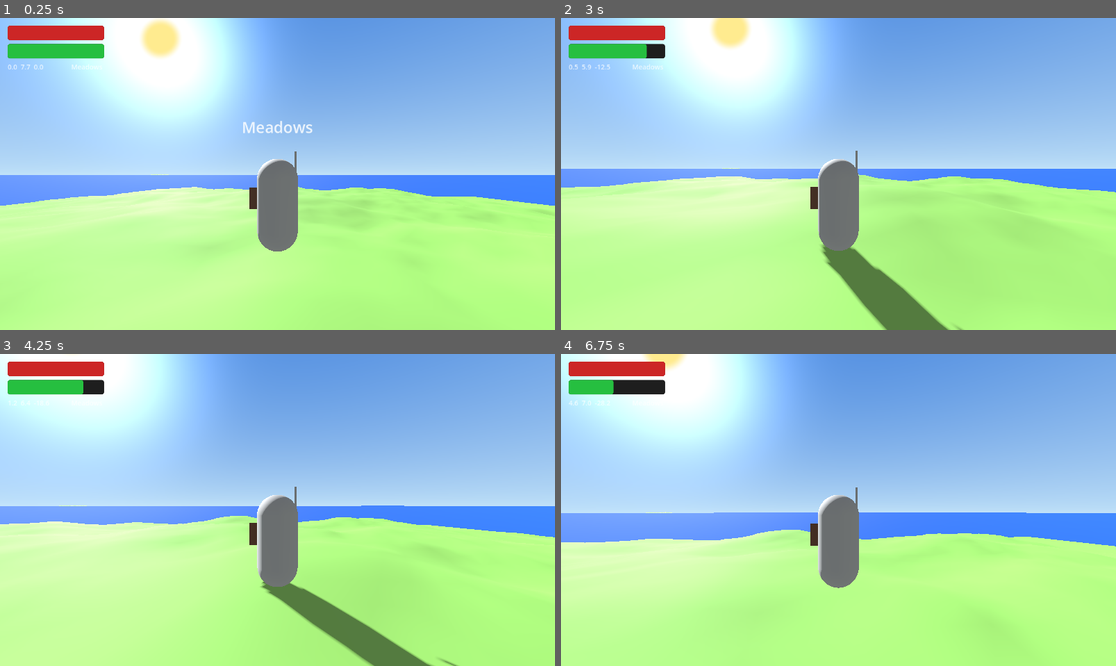
Above: before the commit, frames 1-4 (two rows, left to right).
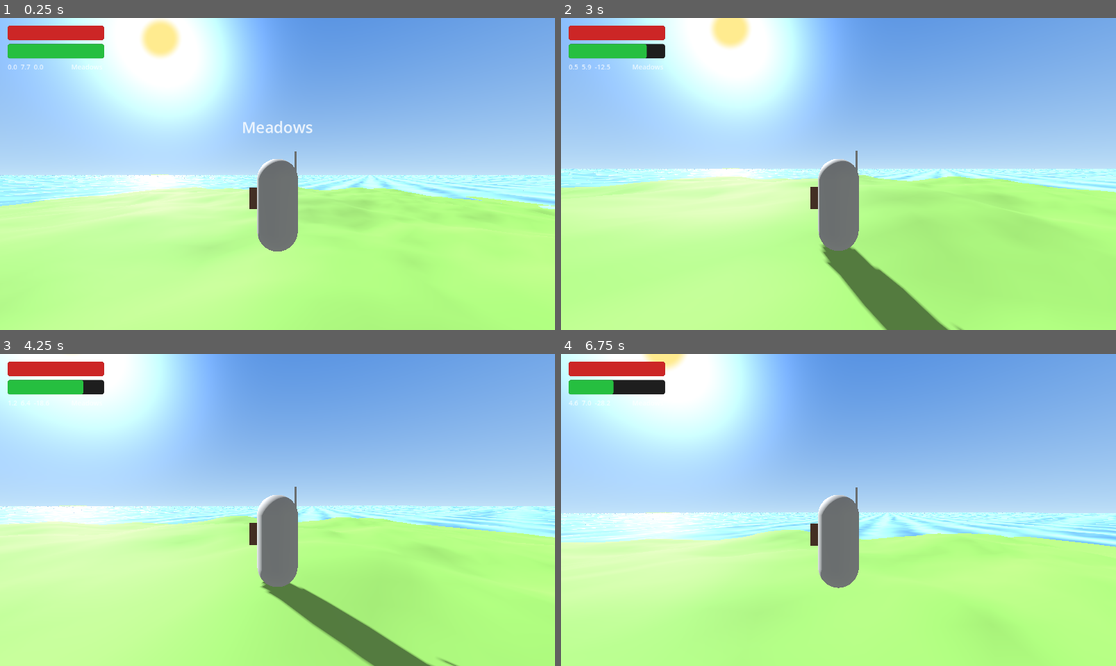
Above: after the commit, the same moments.

Repository: cpeter41/mingusbreath
Game: Godot game, scene res://scenes/world/World.tscn
The game is run twice, just before and just after one commit, with the same random seed, the same clock (stepped at 60 frames per second) and the same inputs.
Inputs (mouse positions are in pixels of both pictures, inside the frame that each line leads up to):
- Up to frame 1 (0.25 s): no input
- Up to frame 2 (3 s): move the mouse to (866, 174) at 0.52 s; hold W (move_forward) from 0.53 s (still down); click (866, 174) at 0.6 s; tap Space (jump) at 0.77, 1.52 s; move the mouse to (810, 174) at 1.27 s; right-click (810, 174) at 1.35 s; move the mouse to (849, 167) at 2.02 s; tap Ctrl (dodge) at 2.1 s; move the mouse to (832, 180) at 2.77 s; tap E (interact) at 2.85 s
- Up to frame 3 (4.25 s): keep holding W (move_forward); tap Space (jump) at 3.02, 3.77 s; move the mouse to (316, 513) at 3.52 s; tap Q (spawn_boat) at 3.6 s
- Up to frame 4 (6.75 s): move the mouse to (794, 506) at 4.27 s; tap Shift (sprint) at 4.35 s; tap Space (jump) at 4.52, 6.02 s; move the mouse to (844, 510) at 5.02 s; click (844, 510) at 5.1 s; move the mouse to (816, 503) at 5.77 s; release W (move_forward) at 5.78 s; hold D (move_right) 5.78-6.53 s; right-click (816, 503) at 5.85 s; move the mouse to (866, 510) at 6.52 s; hold W (move_forward) from 6.53 s (still down); tap Ctrl (dodge) at 6.6 s

The runs differ from the first frame. In frame 1, 5.8% of the frame differs, in the area x 0-100%, y 50-62%; in frame 2, 3.8%; in frame 3, 5.3%; in frame 4, 7.4%.

Commit message:
Update water and add boat buoyancy
Signed-off-by: Michael Tuttle <strandtypegaming@gmail.com>

Diff:
--- a/globals/boat_manager.gd
+++ b/globals/boat_manager.gd
@@ -23,6 +23,8 @@
 		out.append({
 			"position": V3Codec.encode(boat.position),
 			"rotation_y": boat.rotation.y,
+			"linear_velocity": V3Codec.encode(boat.linear_velocity),
+			"angular_velocity": V3Codec.encode(boat.angular_velocity),
 		})
 	return {"boats": out}
 
@@ -41,5 +43,9 @@
 		boat.rotation.y = float(bd.get("rotation_y", 0.0))
 		scene.add_child(boat)
 		boat.global_position = V3Codec.decode(bd["position"])
+		if bd.has("linear_velocity"):
+			boat.linear_velocity = V3Codec.decode(bd["linear_velocity"])
+		if bd.has("angular_velocity"):
+			boat.angular_velocity = V3Codec.decode(bd["angular_velocity"])
 		register_boat(boat)
 	_pending.clear()
--- /dev/null
+++ b/globals/ocean.gd
@@ -0,0 +1,51 @@
+extends Node
+
+const WATER_BASE_Y := -0.15
+const GRAVITY      := 9.81
+# 2^14 — keeps shader-side float32 phase precision sub-millirad; see plan for wrap-discontinuity notes.
+const TIME_MOD     := 16384.0
+const STEEPNESS    := 0.30
+const WAVES: Array[Vector4] = [
+	Vector4( 1.000,  0.000, 0.30, 30.0),  # primary swell
+	Vector4( 0.866,  0.500, 0.18, 18.0),  # secondary swell ~30° off
+	Vector4( 0.500,  0.866, 0.10, 10.0),  # medium chop ~60° off
+	Vector4(-0.500,  0.866, 0.07,  6.0),  # short chop ~120° off
+]
+
+var global_roughness: float = 1.0
+var time: float = 0.0
+
+var _material: ShaderMaterial = null
+
+
+func _process(delta: float) -> void:
+	time = fmod(time + delta, TIME_MOD)
+	if _material != null:
+		_material.set_shader_parameter("wave_time", time)
+		_material.set_shader_parameter("wave_roughness", global_roughness)
+
+
+func set_water_material(mat: ShaderMaterial) -> void:
+	_material = mat
+	if _material == null:
+		return
+	_material.set_shader_parameter("waves", WAVES)
+	_material.set_shader_parameter("gravity", GRAVITY)
+	_material.set_shader_parameter("steepness", STEEPNESS)
+	_material.set_shader_parameter("time_mod", TIME_MOD)
+
+
+func roughness_at(_x: float, _z: float, _t: float) -> float:
+	return global_roughness
+
+
+func get_height(x: float, z: float, t: float) -> float:
+	# Physics ignores Gerstner horizontal displacement — evaluates vertical contribution
+	# directly at query (x, z). Error bounded by ~0.20 m; see plan for rationale.
+	var sum := 0.0
+	for w in WAVES:
+		var k     := TAU / w.w
+		var omega := sqrt(GRAVITY * k)
+		var phase := k * (w.x * x + w.y * z) - omega * t
+		sum += w.z * sin(phase)
+	return WATER_BASE_Y + roughness_at(x, z, t) * sum
--- a/globals/save_system.gd
+++ b/globals/save_system.gd
@@ -4,7 +4,7 @@
 
 const SAVE_PATH := "user://save.dat"
 const TEMP_PATH := "user://save.tmp"
-const SCHEMA_VERSION := 2
+const SCHEMA_VERSION := 3
 
 var _saveables: Array[Node] = []
 var _save_disabled: bool = false
@@ -95,4 +95,6 @@
 		if not payload.has("TimeOfDay"):
 			payload["TimeOfDay"] = {"game_minutes": 480.0}
 		# Player key absent on v1 → load_data not called; fresh-spawn path takes over.
+	# v2→v3: boat velocity fields added to BoatManager save; BoatManager.load_data
+	# handles missing keys via bd.has(), so no payload rewrite is needed here.
 	return payload
--- a/project.godot
+++ b/project.godot
@@ -17,6 +17,7 @@
 [autoload]
 
 EventBus="*res://globals/event_bus.gd"
+Ocean="*res://globals/ocean.gd"
 SaveSystem="*res://globals/save_system.gd"
 GameState="*res://globals/game_state.gd"
 TimeOfDay="*res://globals/time_of_day.gd"
--- a/scenes/world/World.tscn
+++ b/scenes/world/World.tscn
@@ -6,14 +6,15 @@
 [ext_resource type="Shader" uid="uid://bny1bg5pqaokg" path="res://shaders/sky.gdshader" id="4_sky"]
 [ext_resource type="Script" uid="uid://dam77dntoofdf" path="res://scripts/world/sun.gd" id="5_sun"]
 [ext_resource type="Script" uid="uid://bf5ntyxrsaici" path="res://scripts/world/moon.gd" id="6_moon"]
+[ext_resource type="Shader" uid="uid://yd5h2vf9kc3zb" path="res://shaders/water.gdshader" id="7_water"]
 
-[sub_resource type="StandardMaterial3D" id="WaterMat_1"]
-albedo_color = Color(0.09, 0.28, 0.72, 1)
+[sub_resource type="ShaderMaterial" id="WaterMat_1"]
+shader = ExtResource("7_water")
 
 [sub_resource type="PlaneMesh" id="Plane_1"]
 size = Vector2(4096, 4096)
-subdivide_width = 32
-subdivide_depth = 32
+subdivide_width = 512
+subdivide_depth = 512
 
 [sub_resource type="ShaderMaterial" id="SkyMat_1"]
 shader = ExtResource("4_sky")
@@ -48,7 +49,7 @@
 script = ExtResource("2_of")
 
 [node name="WaterMesh" type="MeshInstance3D" parent="OceanFollower" unique_id=1287942960]
-transform = Transform3D(1, 0, 0, 0, 1, 0, 0, 0, 1, 0, -0.15, 0)
+transform = Transform3D(1, 0, 0, 0, 1, 0, 0, 0, 1, 0, 0, 0)
 material_override = SubResource("WaterMat_1")
 mesh = SubResource("Plane_1")
 
--- a/scripts/dev/test_island.gd
+++ b/scripts/dev/test_island.gd
@@ -6,8 +6,6 @@
 const HuskScene   := preload("res://scenes/enemies/Husk.tscn")
 const HUDScript   := preload("res://scripts/ui/hud.gd")
 const BoatScript  := preload("res://scripts/ships/boat.gd")
-
-const WATER_Y := -0.15
 
 func _ready() -> void:
 	_add_lighting()
@@ -59,7 +57,7 @@
 	var mat := StandardMaterial3D.new()
 	mat.albedo_color = Color(0.09, 0.28, 0.72)
 	water.material_override = mat
-	water.position.y = WATER_Y
+	water.position.y = Ocean.WATER_BASE_Y
 	add_child(water)
 
 
@@ -128,8 +126,7 @@
 func _spawn_boat() -> void:
 	var boat := BoatScript.new()
 	boat.name = "Boat"
-	boat.water_y = WATER_Y
-	boat.position = Vector3(62.0, WATER_Y, 0.0)
+	boat.position = Vector3(62.0, Ocean.WATER_BASE_Y, 0.0)
 	add_child(boat)
 
 
--- a/scripts/player/movement_states/fall.gd
+++ b/scripts/player/movement_states/fall.gd
@@ -11,7 +11,8 @@
 		player.velocity.x = move_toward(player.velocity.x, dir.x * SPEED, AIR_ACCEL * delta)
 		player.velocity.z = move_toward(player.velocity.z, dir.z * SPEED, AIR_ACCEL * delta)
 
-	if player.global_position.y <= OceanFollower.WATER_Y:
+	var p := player.global_position
+	if p.y <= Ocean.get_height(p.x, p.z, Ocean.time):
 		movementSM.transition_to("swim")
 		return
 
--- a/scripts/player/movement_states/swim.gd
+++ b/scripts/player/movement_states/swim.gd
@@ -2,24 +2,18 @@
 
 const SWIM_SPEED      := 3.5
 const SWIM_ACCEL      := 8.0
-const BOB_FREQ        := 1.6
-const BOB_AMPLITUDE   := 0.12
-const SPRING_K        := 14.0
-const DAMPING         := 5.0
+const SPRING_K        := 20.0
+const DAMPING         := 9.0
 const SURFACE_OFFSET  := -1.0
 const SURFACE_EPSILON := 0.05
 const WATER_JUMP_VELOCITY := 6.0
 
-var _t: float = 0.0
-
 
 func enter() -> void:
-	_t = 0.0
+	pass
 
 
 func physics_update(delta: float) -> void:
-	_t += delta
-
 	if player.is_on_floor():
 		var dir_in := _get_move_dir()
 		movementSM.transition_to(
@@ -29,14 +23,15 @@
 		)
 		return
 
-	var target_y := OceanFollower.WATER_Y + sin(_t * BOB_FREQ) * BOB_AMPLITUDE + SURFACE_OFFSET
+	var p := player.global_position
+	var target_y := Ocean.get_height(p.x, p.z, Ocean.time) + SURFACE_OFFSET
 
 	if Controls.jump_just_pressed() and player.consume_stamina(15.0):
 		movementSM.transition_to("jump")
 		player.velocity.y = WATER_JUMP_VELOCITY
 		return
 
-	var dy := target_y - player.global_position.y
+	var dy := target_y - p.y
 	player.velocity.y += (SPRING_K * dy - DAMPING * player.velocity.y) * delta
 
 	var dir := _get_move_dir()
--- a/scripts/player/player.gd
+++ b/scripts/player/player.gd
@@ -145,10 +145,9 @@
 
 func _physics_process(delta: float) -> void:
 	_regen_stamina(delta)
-	if not on_boat:
-		movementSM.physics_update(delta)
-	else:
-		velocity = Vector3.ZERO
+	if on_boat:
+		return  # Boat owns transform; skip movement, action, and move_and_slide.
+	movementSM.physics_update(delta)
 	actionSM.physics_update(delta)
 	move_and_slide()
 
--- a/scripts/ships/boat.gd
+++ b/scripts/ships/boat.gd
@@ -1,24 +1,25 @@
 class_name Boat
-extends CharacterBody3D
+extends RigidBody3D
 
-const HULL_VISUAL_SIZE   := Vector3(2.0, 0.6, 5.0)
-const HULL_COLLIDER_SIZE := Vector3(2.0, 1.4, 5.0)
-const MOUNT_RADIUS := 3.5
+const HULL_VISUAL_SIZE   := Vector3(3.5, 0.6, 8.0)
+const HULL_COLLIDER_SIZE := Vector3(3.5, 1.4, 8.0)
+const MOUNT_RADIUS := 5.5
 const MOUSE_SENSITIVITY := 0.003
 
-@export var max_speed: float = 12.0
-@export var accel: float = 1.5            # throttle ramp rate per second (in -1..+1 units)
-@export var turn_rate_deg: float = 45.0
-@export var water_y: float = 0.0
+const MAX_THRUST        := 6000.0
+const MAX_RUDDER_TORQUE := 8000.0
+const RUDDER_MIN_SPEED  := 0.5    # m/s — below this, rudder authority is zero
+const RUDDER_FULL_SPEED := 6.0    # m/s — above this, full authority
 
-# Pinned-Y note: setting position.y = water_y after move_and_slide will fight
-# the slide if the boat hits a slope. Acceptable here (water is flat).
-# Seam to fix when buoyancy + waves land in Phase 8.
+@export var accel: float = 1.5    # throttle ramp rate per second (in -1..+1 units)
 
 var throttle: float = 0.0
 var mounted: bool = false
 var _player: Node = null
-var _mount_rotation_offset: float = 0.0
+var _yaw_input: float = 0.0       # accumulated mouse yaw, world-relative offset from boat heading
+var _buoyancy: Buoyancy = null
+var _player_col_layer: int = 0
+var _player_col_mask: int = 0
 
 var _hull_mesh: MeshInstance3D
 var _mount_zone: Area3D
@@ -28,11 +29,17 @@
 var _camera: Camera3D
 
 func _ready() -> void:
+	mass = 500.0
+	linear_damp = 1.5
+	angular_damp = 5.0
+	gravity_scale = 1.0
+	can_sleep = false
 	collision_mask = 9  # layer 1 (terrain) + layer 8 (shore wall)
 	_build_hull()
 	_build_deck_spawn()
 	_build_mount_zone()
 	_build_camera_rig()
+	_setup_buoyancy()
 	Controls.interact_pressed.connect(_on_interact)
 	Controls.mouse_look.connect(_on_mouse_look)
 
@@ -50,20 +57,20 @@
 	var shape := BoxShape3D.new()
 	shape.size = HULL_COLLIDER_SIZE
 	col.shape = shape
-	# Drop collider so its top stays flush with the visual hull — extra depth hangs below the waterline.
+	# Drop collider so its top stays flush with the visual hull — extra depth hangs below waterline.
 	col.position.y = (HULL_VISUAL_SIZE.y - HULL_COLLIDER_SIZE.y) * 0.5
 	add_child(col)
 
 func _build_deck_spawn() -> void:
 	_deck_spawn = Node3D.new()
 	_deck_spawn.name = "DeckSpawn"
-	_deck_spawn.position = Vector3(0.0, HULL_VISUAL_SIZE.y * 0.5 + 0.0, 0.0)  # top-center of hull
+	_deck_spawn.position = Vector3(0.0, HULL_VISUAL_SIZE.y * 0.5 + 0.0, 0.0)
 	add_child(_deck_spawn)
 
 func _build_mount_zone() -> void:
 	_mount_zone = Area3D.new()
 	_mount_zone.collision_layer = 0
-	_mount_zone.collision_mask = 1   # detect player on default layer 1
+	_mount_zone.collision_mask = 1
 	var col := CollisionShape3D.new()
 	var shape := SphereShape3D.new()
 	shape.radius = MOUNT_RADIUS
@@ -86,6 +93,18 @@
 	_camera.current = false
 	_spring_arm.add_child(_camera)
 
+func _setup_buoyancy() -> void:
+	_buoyancy = Buoyancy.new()
+	_buoyancy.hull_points = [
+		Vector3(-1.75, -0.7, -4.0),
+		Vector3( 1.75, -0.7, -4.0),
+		Vector3(-1.75, -0.7,  4.0),
+		Vector3( 1.75, -0.7,  4.0),
+	]
+	_buoyancy.per_point_max_force = (mass * 9.81 / 4.0) * 2.0
+	_buoyancy.submersion_scale = HULL_COLLIDER_SIZE.y * 0.5
+	add_child(_buoyancy)
+
 func _on_interact() -> void:
 	if mounted:
 		_dismount()
@@ -94,35 +113,44 @@
 	if player != null and _mount_zone.overlaps_body(player) and player.is_on_floor():
 		_mount(player)
 
-
 func _on_mouse_look(delta: Vector2) -> void:
 	if not mounted:
 		return
-	_camera_pivot.rotate_y(-delta.x * MOUSE_SENSITIVITY)
+	_yaw_input -= delta.x * MOUSE_SENSITIVITY
 	_spring_arm.rotate_x(-delta.y * MOUSE_SENSITIVITY)
 	_spring_arm.rotation.x = clamp(
 		_spring_arm.rotation.x, deg_to_rad(-50.0), deg_to_rad(20.0)
 	)
 
+func _process(_delta: float) -> void:
+	if not mounted:
+		return
+	# Override pivot's inherited transform so camera yaws with boat heading + mouse, never rolls.
+	_camera_pivot.global_position = global_position + Vector3(0, 1.6, 0)
+	_camera_pivot.global_rotation = Vector3(0, global_rotation.y + _yaw_input, 0)
+
 func _mount(player: Node) -> void:
 	_player = player
 	mounted = true
-	_mount_rotation_offset = 0.0
-	var old_yaw: float = player.rotation.y
-	player.rotation.y = rotation.y
-	player.global_position = _deck_spawn.global_position
+	_yaw_input = 0.0
+	_player_col_layer = player.collision_layer
+	_player_col_mask  = player.collision_mask
+	player.collision_layer = 0
+	player.collision_mask  = 0
+	player.global_transform = _deck_spawn.global_transform
 	player.on_boat = true
-	_camera_pivot.rotation.y = old_yaw - rotation.y
+	_camera_pivot.global_rotation = Vector3(0, global_rotation.y, 0)
 	_spring_arm.rotation.x = player.camera_pivot.rotation.x
 	_camera.current = true
 	Controls.capture_mouse()
 
 func _dismount() -> void:
 	if _player != null:
-		# Restore player camera angle from boat camera before switching back
-		_player.rotation.y = rotation.y + _camera_pivot.rotation.y
+		_player.global_position = _deck_spawn.global_position
+		_player.global_rotation = Vector3(0, global_rotation.y + _yaw_input, 0)
 		_player.camera_pivot.rotation.x = _spring_arm.rotation.x
-		_player.global_position = _deck_spawn.global_position
+		_player.collision_layer = _player_col_layer
+		_player.collision_mask  = _player_col_mask
 		_player.velocity = Vector3.ZERO
 		_player.on_boat = false
 	_camera.current = false
@@ -132,26 +160,23 @@
 
 func _physics_process(delta: float) -> void:
 	if not mounted:
-		velocity = Vector3.ZERO
 		throttle = move_toward(throttle, 0.0, accel * delta)
 		return
 
 	var t_in := Controls.throttle_axis()
 	var r_in := Controls.rudder_axis()
-
 	throttle = move_toward(throttle, t_in, accel * delta)
 
-	if absf(throttle) > 0.05:
-		rotate_y(deg_to_rad(turn_rate_deg) * r_in * delta)
+	var fwd := -global_transform.basis.z
+	apply_central_force(fwd * throttle * MAX_THRUST)
 
-	var fwd := -global_transform.basis.z
-	velocity = fwd * throttle * max_speed
-	velocity.y = 0.0
+	var fwd_speed := absf(linear_velocity.dot(fwd))
+	var rudder_authority := clampf(
+		(fwd_speed - RUDDER_MIN_SPEED) / (RUDDER_FULL_SPEED - RUDDER_MIN_SPEED),
+		0.0, 1.0
+	)
+	apply_torque(Vector3.UP * (r_in * MAX_RUDDER_TORQUE * rudder_authority))
 
-	move_and_slide()
-	# Soft Y restore: lets terrain push the boat up momentarily so collision response
-	# can redirect XZ velocity, instead of being stomped by a hard `position.y = water_y`.
-	position.y = lerp(position.y, water_y, 0.4)
-	if _player != null:
-		_player.global_position = _deck_spawn.global_position
-		_player.rotation.y = rotation.y + _mount_rotation_offset
+	if mounted and _player != null:
+		_player.global_transform = _deck_spawn.global_transform
+		_player.velocity = Vector3.ZERO
--- /dev/null
+++ b/scripts/ships/buoyancy.gd
@@ -0,0 +1,31 @@
+class_name Buoyancy
+extends Node3D
+
+@export var hull_points: Array[Vector3] = []
+@export var per_point_max_force: float = 1000.0
+@export var submersion_scale: float = 0.5
+@export var per_point_linear_drag: float = 0.0  # off by default; enables wave-push when > 0
+
+var _body: RigidBody3D = null
+
+func _ready() -> void:
+	_body = get_parent() as RigidBody3D
+	assert(_body != null, "Buoyancy must be a child of a RigidBody3D")
+
+func _physics_process(_delta: float) -> void:
+	if _body == null:
+		return
+	var t := _body.global_transform
+	for local_point: Vector3 in hull_points:
+		var world_point := t * local_point
+		var surface_y := Ocean.get_height(world_point.x, world_point.z, Ocean.time)
+		var depth := surface_y - world_point.y
+		if depth <= 0.0:
+			continue
+		var submersion := clampf(depth / submersion_scale, 0.0, 1.0)
+		var offset := world_point - _body.global_position
+		_body.apply_force(Vector3(0.0, per_point_max_force * submersion, 0.0), offset)
+		if per_point_linear_drag > 0.0:
+			var pv := _body.linear_velocity + _body.angular_velocity.cross(offset)
+			var horiz := Vector3(pv.x, 0.0, pv.z)
+			_body.apply_force(-horiz * per_point_linear_drag * submersion, offset)
--- a/scripts/world/ocean_follower.gd
+++ b/scripts/world/ocean_follower.gd
@@ -1,16 +1,21 @@
 class_name OceanFollower
 extends Node3D
-
-const WATER_Y := -0.15
 
 var _target: Node3D = null
 
 
 func set_target(node: Node3D) -> void:
 	_target = node
+	var mesh := $WaterMesh as MeshInstance3D
+	Ocean.set_water_material(mesh.material_override as ShaderMaterial)
+
+
+func _exit_tree() -> void:
+	Ocean.set_water_material(null)
 
 
 func _process(_dt: float) -> void:
 	if _target == null:
 		return
-	global_position = Vector3(_target.global_position.x, WATER_Y, _target.global_position.z)
+	var t := _target.global_position
+	global_position = Vector3(t.x, Ocean.WATER_BASE_Y, t.z)
--- /dev/null
+++ b/shaders/water.gdshader
@@ -0,0 +1,63 @@
+shader_type spatial;
+render_mode depth_draw_opaque, cull_disabled;
+
+// Wave parameters — pushed each frame by globals/ocean.gd. Do not hardcode here.
+uniform vec4  waves[4];               // (dir.x, dir.y, amplitude, wavelength) per wave
+uniform float gravity      = 9.81;
+uniform float steepness    = 0.30;    // global Q multiplier; per-wave capped below
+uniform float wave_time    = 0.0;
+uniform float wave_roughness = 1.0;
+
+// Artist-facing surface appearance — set in material, not driven by Ocean.
+uniform vec3  deep_color         : source_color = vec3(0.04, 0.16, 0.30);
+uniform vec3  shallow_color      : source_color = vec3(0.18, 0.42, 0.58);
+uniform float fresnel_power      : hint_range(1.0, 8.0)  = 4.0;
+uniform float specular_strength  : hint_range(0.0, 4.0)  = 1.5;
+
+void vertex() {
+	// World-space rest position (mesh plane has no rotation/scale, MODEL only translates).
+	vec3 world_rest = (MODEL_MATRIX * vec4(VERTEX, 1.0)).xyz;
+
+	float total_y  = 0.0;
+	vec2  total_xz = vec2(0.0);
+	float d_dx     = 0.0;  // ∂(total_y)/∂x
+	float d_dz     = 0.0;  // ∂(total_y)/∂z
+
+	for (int i = 0; i < 4; i++) {
+		vec2  dir   = waves[i].xy;
+		float amp   = waves[i].z;
+		float wlen  = waves[i].w;
+		float k     = (2.0 * PI) / wlen;
+		float omega = sqrt(gravity * k);
+		// Per-wave self-intersection cap keeps steep short waves from folding.
+		float Q     = min(steepness, 1.0 / max(k * amp, 1e-6));
+		float phase = k * dot(dir, world_rest.xz) - omega * wave_time;
+		float s     = sin(phase);
+		float c     = cos(phase);
+
+		total_y  += amp * s;
+		total_xz += dir * (Q * amp * c);
+
+		d_dx += amp * dir.x * k * c;
+		d_dz += amp * dir.y * k * c;
+	}
+
+	total_y  *= wave_roughness;
+	total_xz *= wave_roughness;
+
+	VERTEX.x += total_xz.x;
+	VERTEX.y += total_y;
+	VERTEX.z += total_xz.y;
+
+	// Normal from vertical-height gradient. Slightly inconsistent with horizontally-displaced
+	// position, but error is bounded by steepness*amplitude — invisible at our scales.
+	NORMAL = normalize(vec3(-d_dx * wave_roughness, 1.0, -d_dz * wave_roughness));
+}
+
+void fragment() {
+	float fres = pow(1.0 - max(dot(NORMAL, VIEW), 0.0), fresnel_power);
+	ALBEDO     = mix(shallow_color, deep_color, 1.0 - fres);
+	ROUGHNESS  = 0.10;
+	METALLIC   = 0.0;
+	SPECULAR   = specular_strength;
+}
Not shown, added: globals/ocean.gd.uid
Not shown, added: scripts/ships/buoyancy.gd.uid
Not shown, added: shaders/water.gdshader.uid
Not shown, added: docs/planning/OCEAN_AND_BUOYANCY_PLAN.md
